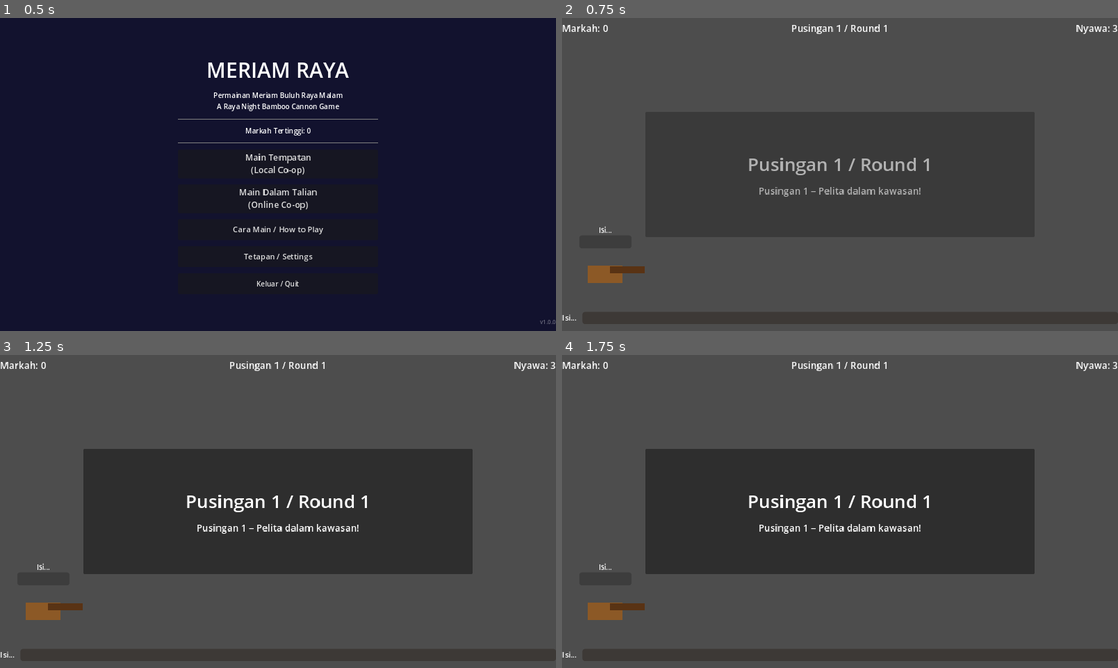
Above: before the commit, frames 1-4 (two rows, left to right).
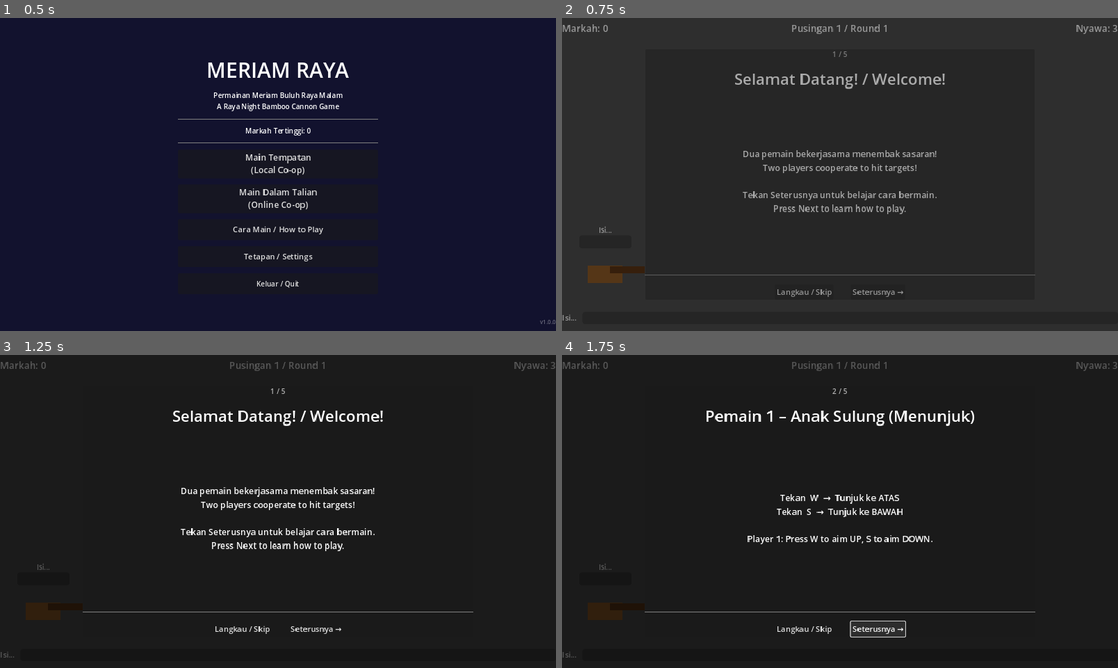
Above: after the commit, the same moments.

Repository: aizatrosli/meriam
Game: Godot game, scene res://scenes/main_menu/main_menu.tscn
Two runs of this game, one before a commit and one after it. Both use one fixed random seed, a clock stepped at 60 frames per second and the inputs below.
Inputs (mouse positions are in pixels of both pictures, inside the frame that each line leads up to):
- Up to frame 1 (0.5 s): no input
- Up to frame 2 (0.75 s): click "Main Tempatan (Local Co-op)" at 0.5 s
- Up to frame 3 (1.25 s): no input
- Up to frame 4 (1.75 s): click (878, 630) at 1.25 s, where only the run after the commit has a clickable "Seterusnya →"

Frame 1 is identical in both runs. In frame 2, 69% of the frame differs, in the area x 0-100%, y 0-100%; in frame 3, 74%; in frame 4, 73%.

Commit message:
Add step-by-step How to Play tutorial overlay on game start
Creates a 5-step bilingual (Malay/English) tutorial overlay that appears
automatically when a new game session begins, before the first round starts:

  Step 1 – Welcome / intro
  Step 2 – Player 1 controls: W/S to aim up/down
  Step 3 – Player 2 controls: hold SPACE to load
  Step 4 – Player 2 controls: press ENTER to fire
  Step 5 – Targets (pelita/kelapa/belon), point values, and lives

The overlay pauses the scene tree (process_mode=ALWAYS so buttons still
respond) and emits tutorial_completed when the player presses
"Seterusnya →" through all steps, or "Langkau / Skip" at any point.
game.gd connects CONNECT_ONE_SHOT to tutorial_completed and calls
round_manager.start_round(0) there, so the round only begins after the
tutorial is dismissed.

New files:
  scenes/ui/tutorial_overlay.gd   – TutorialOverlayUI script
  scenes/ui/tutorial_overlay.tscn – CanvasLayer with panel, labels, buttons

Modified:
  scenes/game/game.gd   – add onready + load() fallback for TutorialOverlayUI;
                          move start_round(0) from _ready() into
                          _on_tutorial_completed()
  scenes/game/game.tscn – add TutorialOverlayUI instance (load_steps 14→15)

https://claude.ai/code/session_018gsJwzkbUXXwEdeXGGUy3L

Diff:
--- a/scenes/game/game.gd
+++ b/scenes/game/game.gd
@@ -6,12 +6,13 @@
 @export var config: GameConfig
 
 ## Use get_node_or_null for instanced PackedScenes (Cannon, HUD, RoundAnnouncementUI,
-## GameOverUI). Without .godot/uid_cache.bin these silently fail to instantiate —
-## see Godot issue #96126. load() by res:// path bypasses the uid cache entirely,
-## so _ready() recovers them programmatically when missing (see below).
-@onready var cannon: Cannon                       = get_node_or_null("Cannon") as Cannon
-@onready var hud: HUD                             = get_node_or_null("HUD") as HUD
-@onready var round_announcement: RoundAnnouncementUI = get_node_or_null("RoundAnnouncementUI") as RoundAnnouncementUI
+## GameOverUI, TutorialOverlayUI). Without .godot/uid_cache.bin these silently fail to
+## instantiate — see Godot issue #96126. load() by res:// path bypasses the uid cache
+## entirely, so _ready() recovers them programmatically when missing (see below).
+@onready var cannon: Cannon                             = get_node_or_null("Cannon") as Cannon
+@onready var hud: HUD                                   = get_node_or_null("HUD") as HUD
+@onready var round_announcement: RoundAnnouncementUI    = get_node_or_null("RoundAnnouncementUI") as RoundAnnouncementUI
+@onready var tutorial_overlay: TutorialOverlayUI        = get_node_or_null("TutorialOverlayUI") as TutorialOverlayUI
 
 @onready var target_spawner: TargetSpawner        = $TargetSpawner
 @onready var round_manager: RoundManager          = $RoundManager
@@ -48,6 +49,11 @@
 		var gou := (load("res://scenes/ui/game_over_ui.tscn") as PackedScene).instantiate()
 		gou.name = "GameOverUI"
 		add_child(gou)
+	if tutorial_overlay == null:
+		tutorial_overlay = \
+			(load("res://scenes/ui/tutorial_overlay.tscn") as PackedScene).instantiate() \
+			as TutorialOverlayUI
+		add_child(tutorial_overlay)
 
 	# Push config down into cannon sub-components
 	cannon.set_config(config)
@@ -90,7 +96,10 @@
 	GameManager.start_game(config)
 	# Refresh HUD lives — hud._ready() ran before start_game() so it showed 0
 	hud.refresh_lives(GameManager.lives_manager.lives_remaining)
-	round_manager.start_round(0)
+
+	# Show the "How to Play" tutorial overlay; first round starts when it completes
+	tutorial_overlay.tutorial_completed.connect(_on_tutorial_completed, CONNECT_ONE_SHOT)
+	tutorial_overlay.show_tutorial()
 
 func _unhandled_input(event: InputEvent) -> void:
 	if event.is_action_pressed("ui_cancel"):
@@ -104,6 +113,9 @@
 # Private
 # ---------------------------------------------------------------------------
 
+func _on_tutorial_completed() -> void:
+	round_manager.start_round(0)
+
 func _on_round_started(round_number: int) -> void:
 	if config and config.rounds.size() >= round_number:
 		var round_cfg: RoundConfig = config.rounds[round_number - 1]
--- a/scenes/game/game.tscn
+++ b/scenes/game/game.tscn
@@ -8,6 +8,7 @@
 [ext_resource type="PackedScene" path="res://scenes/ui/score_popup.tscn" id="14_sp"]
 [ext_resource type="PackedScene" path="res://scenes/ui/round_announcement.tscn" id="5_ra"]
 [ext_resource type="PackedScene" path="res://scenes/ui/game_over_ui.tscn" id="6_go"]
+[ext_resource type="PackedScene" path="res://scenes/ui/tutorial_overlay.tscn" id="15_tutorial"]
 [ext_resource type="Script" path="res://scenes/targets/target_spawner.gd" id="7_ts"]
 [ext_resource type="Script" path="res://scenes/players/player1_controller.gd" id="8_p1"]
 [ext_resource type="Script" path="res://scenes/players/player2_controller.gd" id="9_p2"]
@@ -73,3 +74,6 @@
 
 [node name="GameOverUI" parent="."]
 instance = ExtResource("6_go")
+
+[node name="TutorialOverlayUI" parent="."]
+instance = ExtResource("15_tutorial")
--- /dev/null
+++ b/scenes/ui/tutorial_overlay.gd
@@ -0,0 +1,95 @@
+## TutorialOverlayUI – step-by-step "How to Play" shown when a new game starts.
+## Pauses the scene tree until dismissed; emits tutorial_completed to let game.gd
+## start the first round. Bilingual Malay / English, 5 steps.
+class_name TutorialOverlayUI
+extends CanvasLayer
+
+signal tutorial_completed
+
+const STEPS: Array[Dictionary] = [
+	{
+		"title": "Selamat Datang! / Welcome!",
+		"body": "Dua pemain bekerjasama menembak sasaran!\nTwo players cooperate to hit targets!\n\nTekan Seterusnya untuk belajar cara bermain.\nPress Next to learn how to play."
+	},
+	{
+		"title": "Pemain 1 – Anak Sulung (Menunjuk)",
+		"body": "Tekan  W  →  Tunjuk ke ATAS\nTekan  S  →  Tunjuk ke BAWAH\n\nPlayer 1: Press W to aim UP, S to aim DOWN."
+	},
+	{
+		"title": "Pemain 2 – Anak Bongsu (Mengisi)",
+		"body": "Tahan  SPACE  untuk mengisi meriam.\nLepaskan untuk berhenti mengisi.\n\nPlayer 2: Hold SPACE to load the cannon."
+	},
+	{
+		"title": "Pemain 2 – Anak Bongsu (Menembak)",
+		"body": "Apabila meriam sudah sedia (bar penuh),\ntekan  ENTER  untuk menembak!\n\nPlayer 2: Press ENTER to fire when loaded!"
+	},
+	{
+		"title": "Sasaran & Nyawa / Targets & Lives",
+		"body": "Pelita  =  100 mata      Kelapa  =  150 mata      Belon  =  200 mata\n\nAnda ada 3 nyawa. Setiap tembakan gagal = –1 nyawa!\nYou have 3 lives. Each miss costs 1 life. Good luck!"
+	},
+]
+
+var _current_step: int = 0
+
+@onready var background: ColorRect        = $Background
+@onready var panel: Control               = $Panel
+@onready var step_label: Label            = $Panel/VBoxContainer/StepLabel
+@onready var title_label: Label           = $Panel/VBoxContainer/TitleLabel
+@onready var body_label: Label            = $Panel/VBoxContainer/BodyLabel
+@onready var skip_button: Button          = $Panel/VBoxContainer/ButtonRow/SkipButton
+@onready var next_button: Button          = $Panel/VBoxContainer/ButtonRow/NextButton
+
+# ---------------------------------------------------------------------------
+# Lifecycle
+# ---------------------------------------------------------------------------
+
+func _ready() -> void:
+	panel.hide()
+	background.hide()
+	skip_button.pressed.connect(_complete)
+	next_button.pressed.connect(_on_next)
+
+# ---------------------------------------------------------------------------
+# Public API
+# ---------------------------------------------------------------------------
+
+func show_tutorial() -> void:
+	_current_step = 0
+	_update_display()
+	background.modulate.a = 0.0
+	background.show()
+	panel.modulate.a = 0.0
+	panel.show()
+	get_tree().paused = true
+	var tw := create_tween()
+	tw.tween_property(background, "modulate:a", 1.0, 0.3)
+	tw.parallel().tween_property(panel, "modulate:a", 1.0, 0.3)
+
+# ---------------------------------------------------------------------------
+# Private
+# ---------------------------------------------------------------------------
+
+func _on_next() -> void:
+	_current_step += 1
+	if _current_step >= STEPS.size():
+		_complete()
+	else:
+		_update_display()
+
+func _complete() -> void:
+	var tw := create_tween()
+	tw.tween_property(panel, "modulate:a", 0.0, 0.2)
+	tw.parallel().tween_property(background, "modulate:a", 0.0, 0.2)
+	await tw.finished
+	panel.hide()
+	background.hide()
+	get_tree().paused = false
+	tutorial_completed.emit()
+
+func _update_display() -> void:
+	var step: Dictionary = STEPS[_current_step]
+	step_label.text = "%d / %d" % [_current_step + 1, STEPS.size()]
+	title_label.text = step["title"]
+	body_label.text = step["body"]
+	next_button.text = "Mula! / Start!" if _current_step == STEPS.size() - 1 \
+		else "Seterusnya →"
--- /dev/null
+++ b/scenes/ui/tutorial_overlay.tscn
@@ -0,0 +1,61 @@
+[gd_scene load_steps=2 format=3]
+
+[ext_resource type="Script" path="res://scenes/ui/tutorial_overlay.gd" id="1_to"]
+
+[node name="TutorialOverlayUI" type="CanvasLayer"]
+layer = 10
+process_mode = 3
+script = ExtResource("1_to")
+
+[node name="Background" type="ColorRect" parent="."]
+anchor_right = 1.0
+anchor_bottom = 1.0
+color = Color(0, 0, 0, 0.65)
+mouse_filter = 2
+
+[node name="Panel" type="PanelContainer" parent="."]
+anchor_left = 0.15
+anchor_top = 0.1
+anchor_right = 0.85
+anchor_bottom = 0.9
+grow_horizontal = 2
+grow_vertical = 2
+
+[node name="VBoxContainer" type="VBoxContainer" parent="Panel"]
+anchor_right = 1.0
+anchor_bottom = 1.0
+theme_override_constants/separation = 20
+alignment = 1
+
+[node name="StepLabel" type="Label" parent="Panel/VBoxContainer"]
+text = "1 / 5"
+horizontal_alignment = 1
+theme_override_font_sizes/font_size = 16
+modulate = Color(0.7, 0.7, 0.7, 1)
+
+[node name="TitleLabel" type="Label" parent="Panel/VBoxContainer"]
+text = "Selamat Datang!"
+horizontal_alignment = 1
+theme_override_font_sizes/font_size = 36
+
+[node name="BodyLabel" type="Label" parent="Panel/VBoxContainer"]
+text = ""
+horizontal_alignment = 1
+vertical_alignment = 1
+autowrap_mode = 3
+theme_override_font_sizes/font_size = 20
+size_flags_vertical = 3
+
+[node name="HSeparator" type="HSeparator" parent="Panel/VBoxContainer"]
+
+[node name="ButtonRow" type="HBoxContainer" parent="Panel/VBoxContainer"]
+alignment = 1
+theme_override_constants/separation = 40
+
+[node name="SkipButton" type="Button" parent="Panel/VBoxContainer/ButtonRow"]
+text = "Langkau / Skip"
+theme_override_font_sizes/font_size = 18
+
+[node name="NextButton" type="Button" parent="Panel/VBoxContainer/ButtonRow"]
+text = "Seterusnya →"
+theme_override_font_sizes/font_size = 18
Not shown: 1 places in scenes/game/game.tscn that only renumber resources
